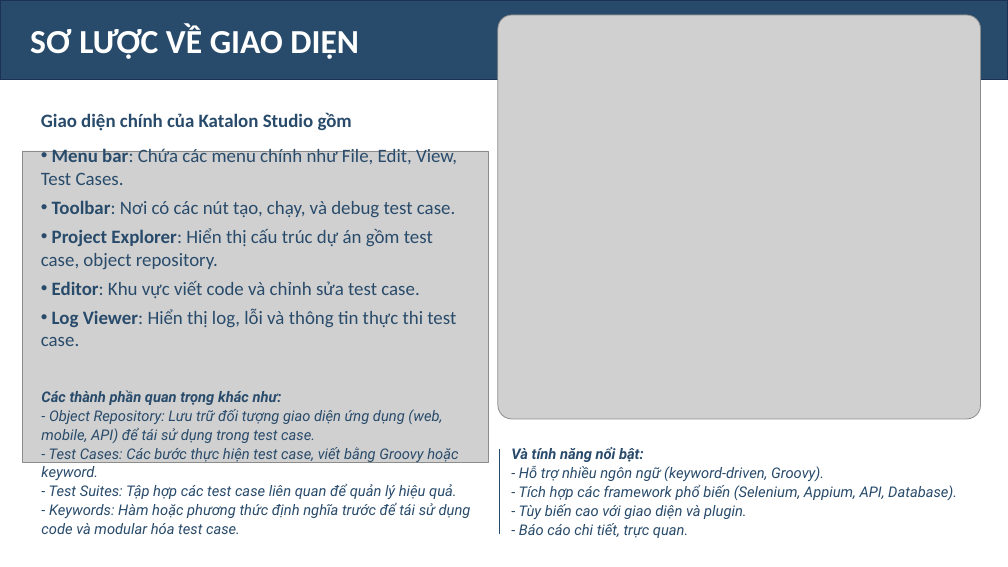
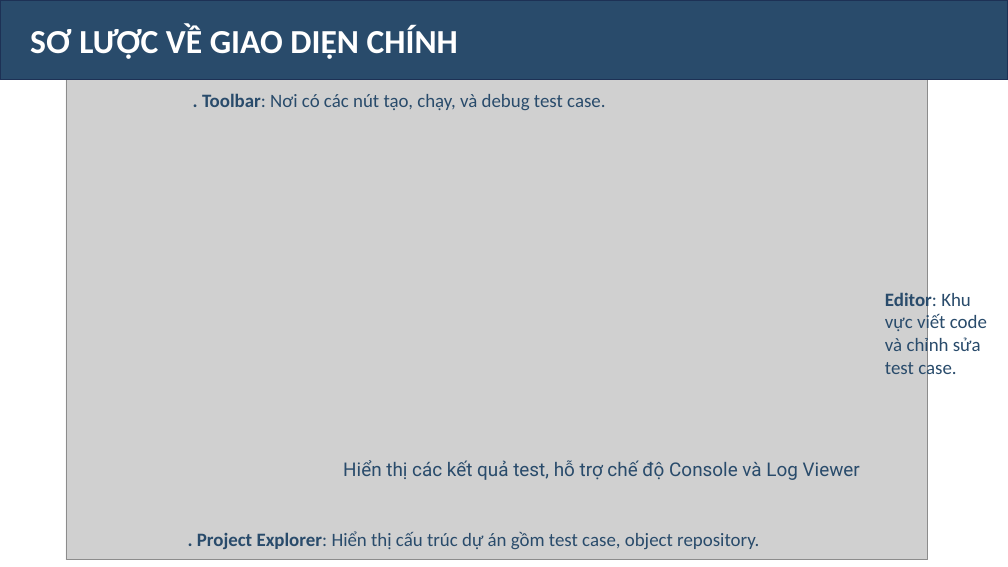
Before and after one commit to Oanh1503-git/DoAnKiemThu, a slide deck: slide 5 of THTH_slide.pptx. Drawn at 1008x567 pixels with LibreOffice and Linux fonts; fonts in the diff are those of the drawing; grey boxes stand for pictures. Boxes give left, top, right and bottom in pixels: in the first picture for what was removed or moved away, otherwise in the second. Text is boxed around its words. In the diff, an @@ line names an element or a change of style, - is before the commit and + after.

```diff
--- a/THTH_slide.pptx
+++ b/THTH_slide.pptx
@@ text in rectangle at (x1=30, y1=25, x2=458, y2=59): text changed @@
-SƠ LƯỢC VỀ GIAO DIỆN
+SƠ LƯỢC VỀ GIAO DIỆN CHÍNH
@@ picture removed at (x1=498, y1=15, x2=982, y2=419) @@
@@ picture added at (x1=66, y1=79, x2=928, y2=560) @@
@@ text removed at (x1=41, y1=112, x2=457, y2=346) @@
-Giao diện chính của Katalon Studio gồm
-• Menu bar: Chứa các menu chính như File, Edit, View, Test Cases.
-• Toolbar: Nơi có các nút tạo, chạy, và debug test case.
-• Project Explorer: Hiển thị cấu trúc dự án gồm test case, object repository.
-• Editor: Khu vực viết code và chỉnh sửa test case.
-• Log Viewer: Hiển thị log, lỗi và thông tin thực thi test case.
@@ text added at (x1=202, y1=93, x2=605, y2=110), 18 pt, text #294B6B @@
+. Toolbar: Nơi có các nút tạo, chạy, và debug test case.
@@ picture removed at (x1=23, y1=151, x2=488, y2=463) @@
@@ text added at (x1=885, y1=290, x2=987, y2=379), 18 pt, text #294B6B @@
+Editor: Khu vực viết code và chỉnh sửa test case.
@@ text removed at (x1=41, y1=390, x2=471, y2=534) @@
-Các thành phần quan trọng khác như:
-- Object Repository: Lưu trữ đối tượng giao diện ứng dụng (web, mobile, API) để tái sử dụng trong test case.
-- Test Cases: Các bước thực hiện test case, viết bằng Groovy hoặc keyword.
-- Test Suites: Tập hợp các test case liên quan để quản lý hiệu quả.
-- Keywords: Hàm hoặc phương thức định nghĩa trước để tái sử dụng code và modular hóa test case.
@@ line removed from (500, 449) to (500, 534) @@
@@ text removed at (x1=511, y1=447, x2=957, y2=538) @@
-Và tính năng nổi bật:
-- Hỗ trợ nhiều ngôn ngữ (keyword-driven, Groovy).
-- Tích hợp các framework phổ biến (Selenium, Appium, API, Database).
-- Tùy biến cao với giao diện và plugin.
-- Báo cáo chi tiết, trực quan.
@@ text added at (x1=343, y1=460, x2=860, y2=480), 18 pt, text #294B6B @@
+Hiển thị các kết quả test, hỗ trợ chế độ Console và Log Viewer
@@ text added at (x1=197, y1=531, x2=759, y2=549), 18 pt, text #294B6B @@
+. Project Explorer: Hiển thị cấu trúc dự án gồm test case, object repository.
```
Also in this commit, not shown: 2 slides added.
